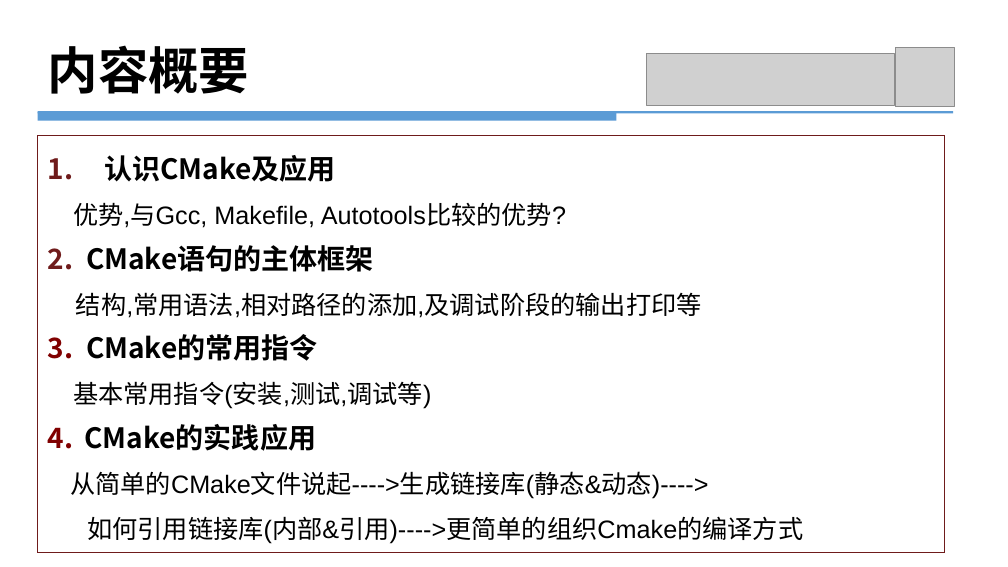
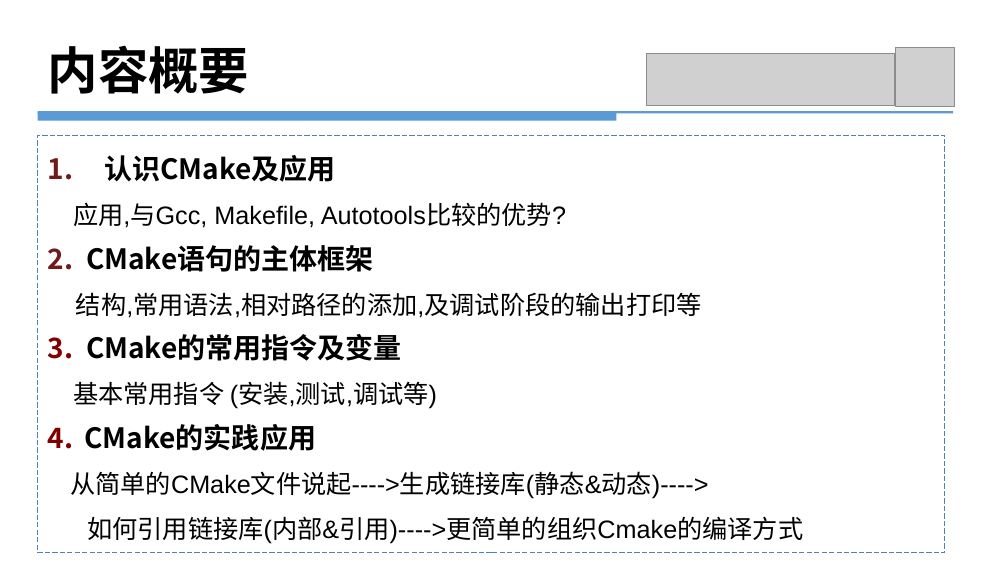
Before and after one commit to panshengli/slam_research_club, a slide deck: slide 2 of cmake_practice/Cmake_潘胜利20101026.pptx. Drawn at 1008x567 pixels with LibreOffice and Linux fonts; fonts in the diff are those of the drawing; grey boxes stand for pictures. Boxes give left, top, right and bottom in pixels: in the first picture for what was removed or moved away, otherwise in the second. Text is boxed around its words. In the diff, an @@ line names an element or a change of style, - is before the commit and + after.

```diff
--- a/cmake_practice/Cmake_潘胜利20101026.pptx
+++ b/cmake_practice/Cmake_潘胜利20101026.pptx
@@ rectangle "认识CMake及应用" at (x1=37, y1=135, x2=944, y2=552): outline #6F1B1B 0.75 pt to #4F81BD 0.75 pt dashed @@
@@ text in rectangle at (x1=73, y1=202, x2=566, y2=228): text changed @@
-优势,与Gcc, Makefile, Autotools比较的优势?
+应用,与Gcc, Makefile, Autotools比较的优势?
@@ text in rectangle at (x1=48, y1=334, x2=437, y2=409): text changed @@
-3. CMake的常用指令
-基本常用指令(安装,测试,调试等)
+3. CMake的常用指令及变量
+基本常用指令 (安装,测试,调试等)
```
Also in this commit, not shown: 8 other slides changed, 32 slides added, 2 slides removed, 7 other files.
